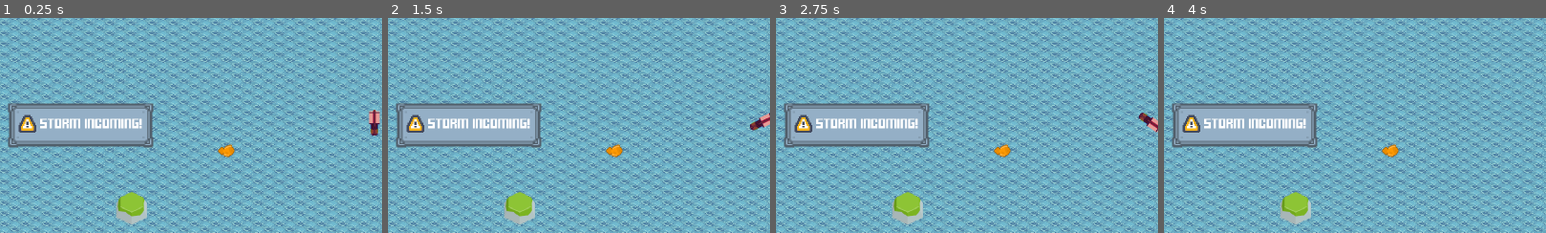
Above: before the commit, frames 1-4 (left to right).
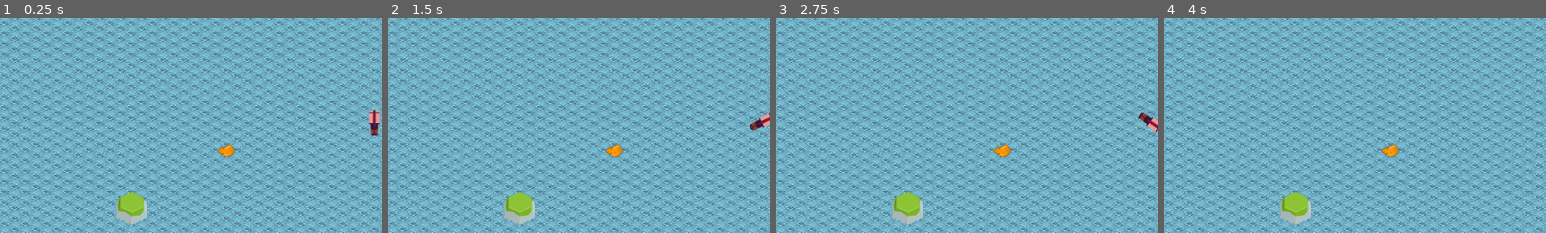
Above: after the commit, the same moments.

Repository: Coffin-Likker/CalmBeforeTheStorm
Game: Godot game, scene res://scenes/main.tscn
Two runs of this game, one before a commit and one after it. Both use one fixed random seed, a clock stepped at 60 frames per second and the inputs below.
Inputs:
- Up to frame 1 (0.25 s): no input
- Up to frame 2 (1.5 s): tap Enter at 0.5 s; hold Right (ui_right) 0.53-1.28 s; hold Down (ui_down) from 1.28 s (still down)
- Up to frame 3 (2.75 s): tap Space at 2 s; release Down (ui_down) at 2.03 s; hold Right (ui_right) from 2.03 s (still down)
- Up to frame 4 (4 s): release Right (ui_right) at 2.78 s; hold Up (ui_up) 2.78-3.53 s; hold Left (ui_left) from 3.53 s (still down)
The pictures show only the part of the screen within x 1-51%, y 25-75%; the shares and areas given below are measured in that part.

The runs differ from the first frame. In frame 1, 7.3% of the frame differs, in the area x 2-41%, y 39-61%; in frame 2, 7.3%; in frame 3, 7.3%; in frame 4, 7.3%.

Commit message:
Storm incoming panel position and spawn fixed

Diff:
--- a/scenes/UI Elements/warning_panel.tscn
+++ b/scenes/UI Elements/warning_panel.tscn
@@ -7,32 +7,32 @@
 
 [node name="WarningPanel" type="Control"]
 layout_mode = 3
-anchors_preset = 15
-anchor_right = 1.0
-anchor_bottom = 1.0
+anchor_top = 0.453
+anchor_right = 0.19
+anchor_bottom = 0.556
+offset_top = -0.0100098
+offset_right = 0.799988
+offset_bottom = -0.520081
 grow_horizontal = 2
 grow_vertical = 2
 script = ExtResource("1_tsutq")
 
 [node name="WarningPanelBackground" parent="." instance=ExtResource("1_3apyl")]
 layout_mode = 0
-offset_left = 40.0
-offset_top = 525.0
-offset_right = 172.0
-offset_bottom = 565.0
+offset_bottom = 40.0
 scale = Vector2(3, 3)
 
 [node name="Sprite2D" type="Sprite2D" parent="."]
-position = Vector2(93, 581)
+position = Vector2(53, 60.2)
 scale = Vector2(3, 3)
 texture = ExtResource("3_yv8ls")
 
 [node name="RichTextLabel" type="RichTextLabel" parent="."]
 layout_mode = 0
-offset_left = 128.0
-offset_top = 567.0
-offset_right = 433.0
-offset_bottom = 603.0
+offset_left = 88.0
+offset_top = 41.8
+offset_right = 393.0
+offset_bottom = 77.8
 theme_override_fonts/normal_font = ExtResource("2_vb7nd")
 theme_override_font_sizes/normal_font_size = 23
 text = "STORM INCOMING!"
--- a/scripts/game_manager.gd
+++ b/scripts/game_manager.gd
@@ -2,6 +2,7 @@
 
 @onready var level_generator = $'../LevelGenerator'
 @onready var death_cloud = $'../DeathCloud'
+@onready var warning_panel = $'../HUD/WarningPanel'
 var direction
 
 func _ready():
@@ -41,7 +42,8 @@
 	if Constants.timer_running:
 		Constants.time_left -= delta
 		Constants.update_time_display()
-
+		if Constants.time_left <= 8:
+			warning_panel.trigger_panel(direction)
 		if Constants.time_left <= 0:
 			_on_timer_timeout()
 
--- a/scripts/warning_panel.gd
+++ b/scripts/warning_panel.gd
@@ -3,9 +3,21 @@
 
 # Called when the node enters the scene tree for the first time.
 func _ready():
+	self.hide()
 	pass # Replace with function body.
-
 
 # Called every frame. 'delta' is the elapsed time since the previous frame.
 func _process(delta):
 	pass
+
+func trigger_panel(direction):
+	match direction:
+		Vector2.RIGHT:
+			self.set_position(Vector2(40, 525))
+		Vector2.LEFT:
+			self.set_position(Vector2(2040, 525))
+		Vector2.DOWN:
+			self.set_position(Vector2(842, 40))
+		Vector2.UP:
+			self.set_position(Vector2(842, 1130))
+	self.show()
